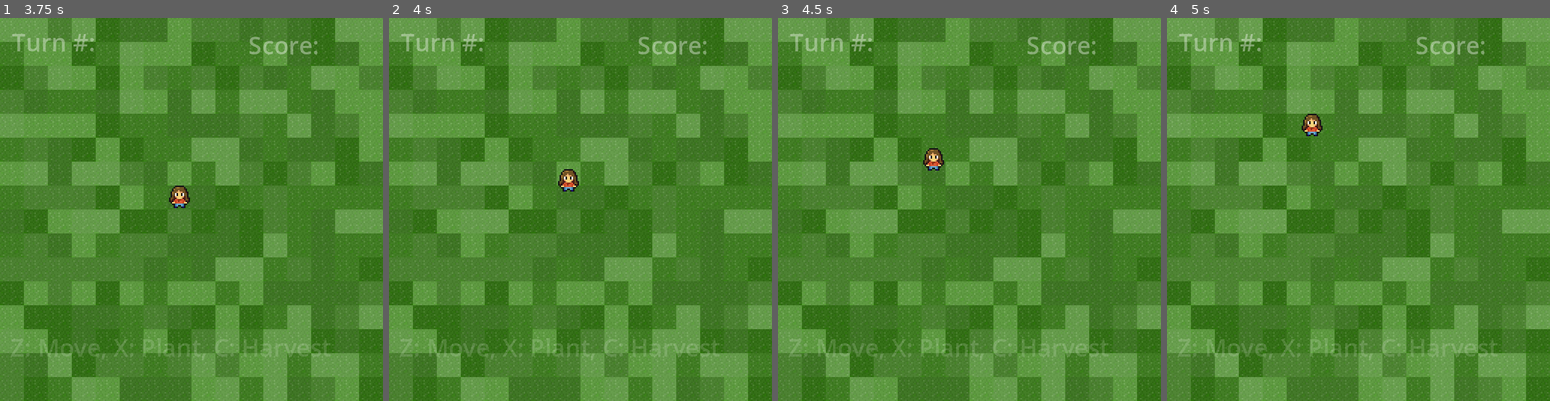
Above: before the commit, frames 1-4 (left to right).
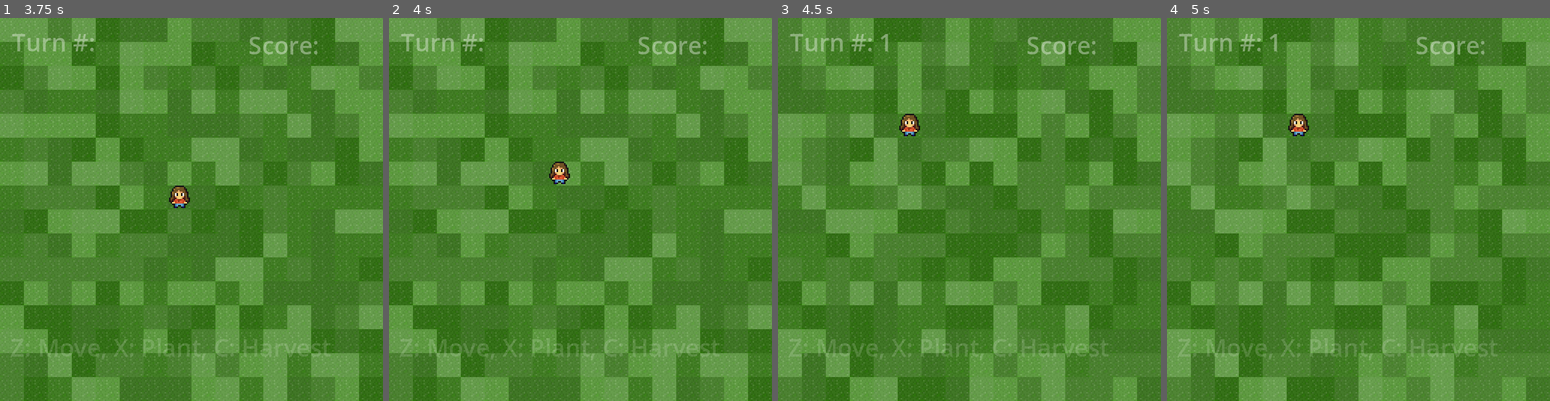
Above: after the commit, the same moments.

Repository: timpt0261/CMPM-121-F0-Proto
Game: Godot game, scene res://scene/main.tscn
Same seed, same stepped clock (60 frames per second), same inputs: the game is played once before the commit and once after it.
Inputs (mouse positions are in pixels of both pictures, inside the frame that each line leads up to):
- Up to frame 1 (3.75 s): tap Enter at 0.5, 2, 3.5 s; move the mouse to (172, 286) at 0.52 s; hold C (Harvest) 0.53-1.28 s; tap X (Plant) at 0.8, 1.35, 3.05 s; tap Space at 1.25, 2.75 s; move the mouse to (306, 266) at 1.27 s; click (306, 266) at 1.55 s; move the mouse to (76, 152) at 2.02 s; press the mouse at (76, 152) at 2.03 s; tap C (Harvest) at 2.3, 2.85 s; move the mouse to (210, 209) at 2.77 s; release the mouse at (210, 209) at 2.78 s; move the mouse to (134, 113) at 3.52 s; hold Z (Move) from 3.53 s (still down)
- Up to frame 2 (4 s): keep holding Z (Move); click (523, 113) at 3.8 s
- Up to frame 3 (4.5 s): move the mouse to (1053, 190) at 4.27 s; release Z (Move) at 4.28 s; tap X (Plant) at 4.35 s
- Up to frame 4 (5 s): tap C (Harvest) at 4.55 s

Frame 1 is identical in both runs. In frame 2, 0.4% of the frame differs, in the area x 41-50%, y 37-46%; in frame 3, 7.1%, in the area x 0-100%, y 0-94%; in frame 4, 5.8%.

Commit message:
Player, plants refactoring

Diff:
--- /dev/null
+++ b/script/AStarWrapper.gd
@@ -0,0 +1,15 @@
+class_name AStarWrapper extends Node
+var a_star_grid: AStarGrid2D
+const GRID_SIZE = 16;
+const GRID_SPACE = Rect2i(0, 0, GRID_SIZE, GRID_SIZE)
+
+# Called when the node enters the scene tree for the first time.
+func _init():
+	a_star_grid = AStarGrid2D.new()
+	a_star_grid.region = GRID_SPACE
+	a_star_grid.cell_size = Vector2(GRID_SIZE,GRID_SIZE);
+	a_star_grid.diagonal_mode = AStarGrid2D.DIAGONAL_MODE_NEVER;
+	a_star_grid.update();
+
+func get_id_path(source: Vector2i, target: Vector2i):
+	return a_star_grid.get_id_path(source, target);
--- a/script/Cursor.gd
+++ b/script/Cursor.gd
@@ -11,7 +11,6 @@
 var move_player_command = Callable(movePlayer);
 var plant_command = Callable(plant_plant);
 var harvest_command = Callable(harvest_plant);
-#var selecting_command = Callable(selecting);
 var current_command: Callable;
 
 func _ready():
@@ -22,11 +21,11 @@
 
 	if(event.is_action_pressed("Move")):
 		current_command = move_player_command;
-	if(event.is_action_pressed("Plant")):
+	elif(event.is_action_pressed("Plant")):
 		current_command = plant_command;
-	if(event.is_action_pressed("Harvest")):
+	elif(event.is_action_pressed("Harvest")):
 		current_command = harvest_command;
-	if event.is_action_pressed("Select"):
+	elif event.is_action_pressed("Select"):
 		current_command.call();
 
 func set_new_cursor_location():
@@ -47,7 +46,6 @@
 
 func movePlayer():
 	player.start_path();
-#	current_command = selecting_command;
 
 func plant_plant():
 	player.try_plant_plant(get_global_mouse_position());
--- a/script/Grass.gd
+++ b/script/Grass.gd
@@ -6,9 +6,12 @@
 const BELOW_IS_WET = 33;
 const ABOVE_IS_DRY = 66;
 
+signal grass_changed;
+signal sun_given;
+signal sun_taken;
+
 var sunlight_amt: int = 0;
 var water_amt: int = 0;
-
 var tile_type: grass_type
 
 var sunny: bool = false;
@@ -33,6 +36,7 @@
 	set_sunlight(sunlight_amt);
 	set_wetness();
 
+
 func set_wetness():
 
 	@warning_ignore("integer_division")
@@ -41,21 +45,31 @@
 	water_amt = clampi(water_amt, 0, 100);
 
 	if (water_amt < BELOW_IS_WET):
-		tile_type = grass_type.WET_GRASS;
+		set_tile_type(grass_type.WET_GRASS);
 	elif (water_amt >= BELOW_IS_WET && water_amt <= ABOVE_IS_DRY):
-		tile_type = grass_type.NORMAL_GRASS;
+		set_tile_type(grass_type.NORMAL_GRASS)
 	elif (water_amt > ABOVE_IS_DRY):
-		tile_type = grass_type.DRY_GRASS;
+		set_tile_type(grass_type.DRY_GRASS)
 
 func get_wetness():
 	return tile_type;
 
 func set_sunlight(sun):
+	var old_sunny = sunny;
+
 	sunlight_amt = sun;
 	if (sunlight_amt > ABOVE_IS_SUNNY):
 		sunny = true;
+		sun_given.emit();
 	else:
 		sunny = false;
+		sun_taken.emit();
 
 func get_sunlight():
 	return sunny;
+
+func set_tile_type(type: grass_type):
+	if (tile_type == type):
+		return;
+	tile_type = type;
+	grass_changed.emit();
--- a/script/Player.gd
+++ b/script/Player.gd
@@ -1,62 +1,39 @@
 extends Node2D
-var a_star_grid: AStarGrid2D
 var current_id_path: Array[Vector2i];
 
 @onready var terrain_map = $"../../TerrainMap";
 @onready var turn_count = $"../../Labels/TurnCount";
 @onready var plant_manager = $"../Plants";
+var a_star: AStarWrapper = AStarWrapper.new();
 
 var target_position: Vector2
 var is_moving: bool
 
+@export var move_speed = 2;
 @export var max_move_range = 7;
-
-const GRID_SIZE = 16;
-const GRID_SPACE = Rect2i(0, 0, GRID_SIZE, GRID_SIZE)
-
-func _ready():
-	a_star_grid = AStarGrid2D.new()
-	a_star_grid.region = GRID_SPACE
-	a_star_grid.cell_size = Vector2(GRID_SIZE,GRID_SIZE);
-	a_star_grid.diagonal_mode = AStarGrid2D.DIAGONAL_MODE_NEVER;
-	a_star_grid.update();
-
-
-
 
 func _physics_process(_delta):
 	move_from_path();
 
 func start_path():
-	if (is_moving):
-		return;
+	if (is_moving): return;
 
-	var id_path
 	var map_from_mouse = terrain_map.local_to_map(get_global_mouse_position());
+	var id_path: Array[Vector2i];
 
-	if (is_moving):
-		id_path = a_star_grid.get_id_path(
-		terrain_map.local_to_map(target_position),
-		map_from_mouse
-		)
-	else:
-		id_path = a_star_grid.get_id_path(
-		terrain_map.local_to_map(global_position),
-		map_from_mouse
-		).slice(1);
+	if (is_moving): id_path = a_star.get_id_path(terrain_map.local_to_map(target_position), map_from_mouse);
+	else: id_path = a_star.get_id_path(get_player_map_pos(), map_from_mouse).slice(1);
 
-	if (!id_path.is_empty() && id_path.size() <= max_move_range):
-		current_id_path = id_path;
+	if (!id_path.is_empty() && id_path.size() <= max_move_range): current_id_path = id_path;
 
 func move_from_path():
-	if current_id_path.is_empty():
-		return
+	if current_id_path.is_empty(): return;
 
 	if (!is_moving):
 		target_position = terrain_map.map_to_local(current_id_path.front());
 		is_moving = true;
 
-	global_position = global_position.move_toward(target_position, 1);
+	global_position = global_position.move_toward(target_position, move_speed);
 
 	if (global_position == target_position):
 		current_id_path.pop_front();
@@ -68,17 +45,21 @@
 			turn_count.next_turn();
 
 func try_plant_plant(planting_pos: Vector2):
-	var player_map_pos: Vector2i = terrain_map.local_to_map(global_position);
 	var planting_map_pos: Vector2i = terrain_map.local_to_map(planting_pos);
-	var distance_squared: = pow(planting_map_pos.x - player_map_pos.x, 2) + pow(planting_map_pos.y - player_map_pos.y, 2);
-	if !is_moving && distance_squared == 1 && !plant_manager.is_plant_at_pos(planting_map_pos):
+	if !is_moving && get_distance_squared(planting_map_pos, get_player_map_pos()) == 1:
 		plant_manager.plant_plant(planting_map_pos);
 		turn_count.next_turn();
 
 func try_harvest_plant(harvest_pos: Vector2):
-	var player_map_pos: Vector2i = terrain_map.local_to_map(global_position);
 	var harvest_map_pos: Vector2i = terrain_map.local_to_map(harvest_pos);
-	var distance_squared = pow(harvest_map_pos.x - player_map_pos.x, 2) + pow(harvest_map_pos.y - player_map_pos.y, 2);
-	if !is_moving && distance_squared == 1 && plant_manager.is_plant_at_pos(harvest_map_pos):
+	if !is_moving && get_distance_squared(harvest_map_pos, get_player_map_pos()) == 1:
 		plant_manager.harvest_plant(harvest_map_pos);
 		turn_count.next_turn();
+
+func get_player_map_pos():
+	return terrain_map.local_to_map(global_position);
+
+func get_distance_squared(pos1: Vector2i, pos2: Vector2i):
+	var x_squared: float = pow(pos1.x - pos2.x, 2);
+	var y_squared: float = pow(pos1.y - pos2.y, 2);
+	return sqrt(x_squared + y_squared);
--- a/script/plant_manager.gd
+++ b/script/plant_manager.gd
@@ -8,6 +8,7 @@
 signal harvested_plant;
 
 func plant_plant(pos):
+	if (is_plant_at_pos(pos)): return
 	var p = plant.instantiate();
 	p.global_position = terrain_map.map_to_local(pos);
 	plantDict[pos] = p;
@@ -22,7 +23,7 @@
 			erase_plant(key);
 
 func harvest_plant(pos):
-	# Already checked to see if plant exists
+	if !is_plant_at_pos(pos): return;
 	var current_plant = plantDict.get(pos);
 	if (current_plant.growth >= current_plant.ADULT):
 		harvested_plant.emit();
